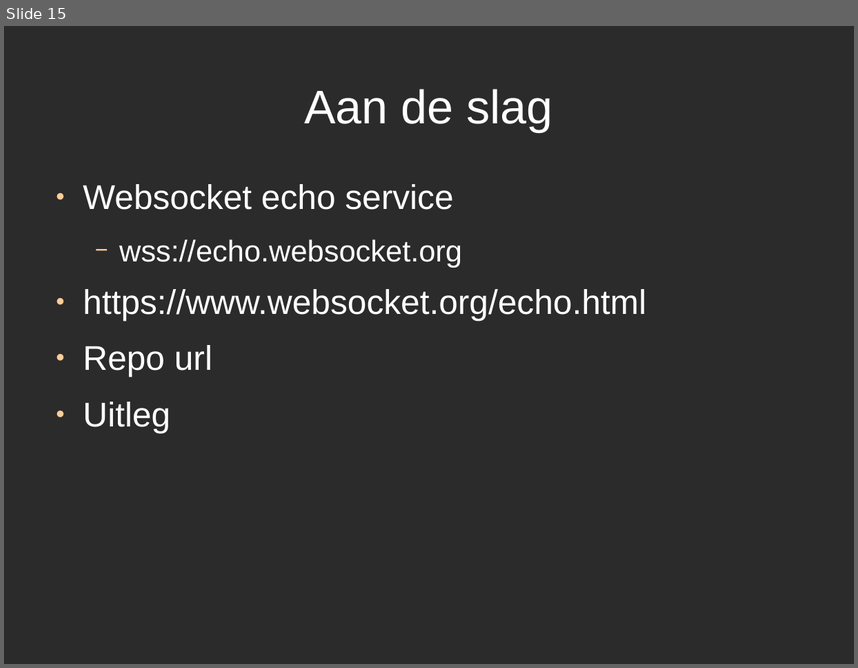
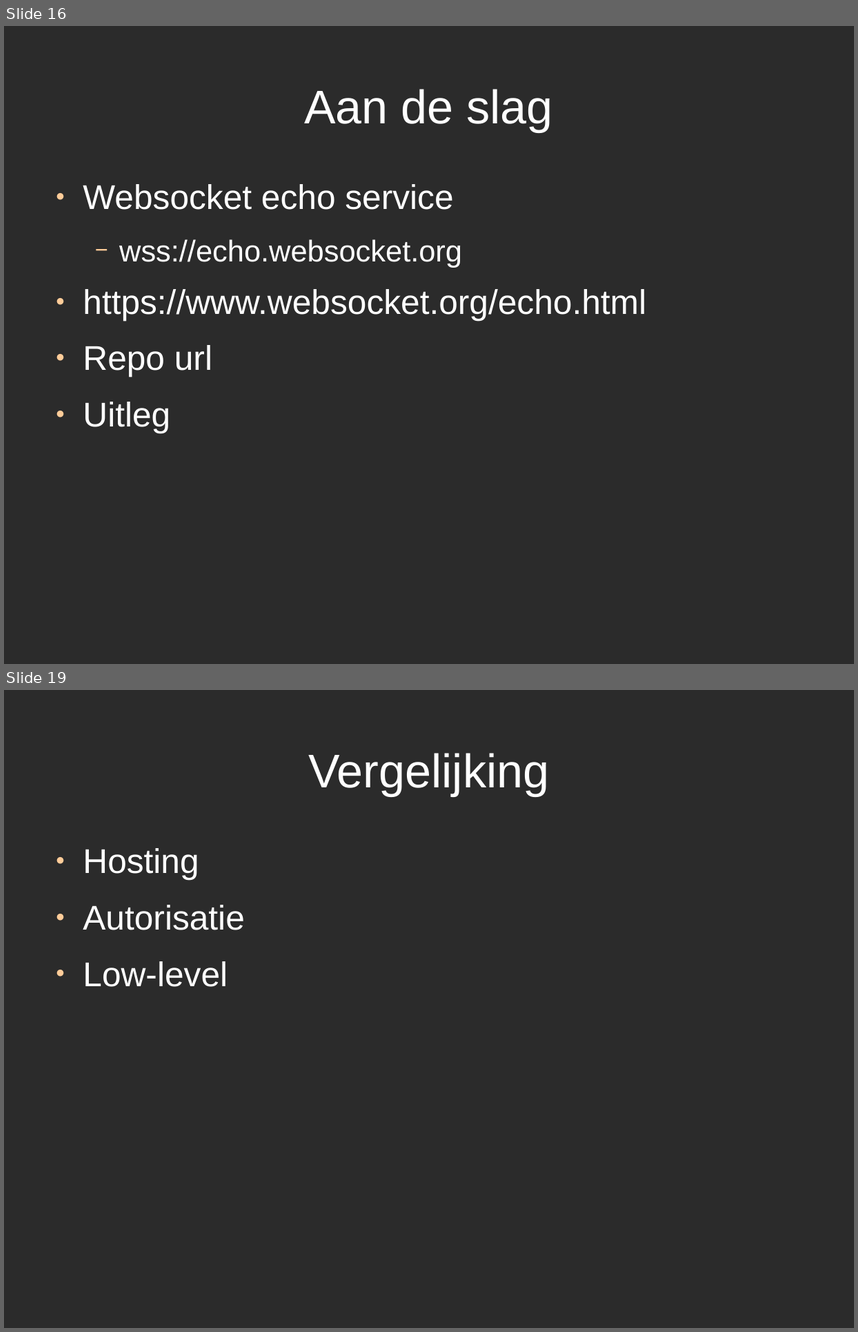
Before and after one commit to jwiggers/demo1, a slide deck: Workshop_Websockets.odp. Shown one above the other, each under a label of ours: slide 15 before the commit, slides 16 and 19 after it; the slides between them are not shown. The pictures are 858x668 and 858x1332 pixels, drawn with LibreOffice and Linux fonts; fonts in the diff are those of the drawing; background and template pictures are left out; a plain dark background stands for a picture behind light text. Boxes give left, top, right and bottom in pixels: in the first picture for what was removed or moved away, otherwise in the second. Text is boxed around its words. In the diff, an @@ line names an element or a change of style, - is before the commit and + after.

```diff
--- a/Workshop_Websockets.odp
+++ b/Workshop_Websockets.odp
@@ slide 19 added at <box>4,690,854,1328</box>, background picture (left out) @@
@@ title added at <box>308,753,549,796</box>, 44 pt, text #FFFFFF @@
+Vergelijking
@@ text added at <box>83,848,245,987</box>, 32 pt, text #FFFFFF @@
+● Hosting
+● Autorisatie
+● Low-level
@@ what was slide 15 is now slide 16 @@
```
Also in this commit, not shown: 3 other slides added.
